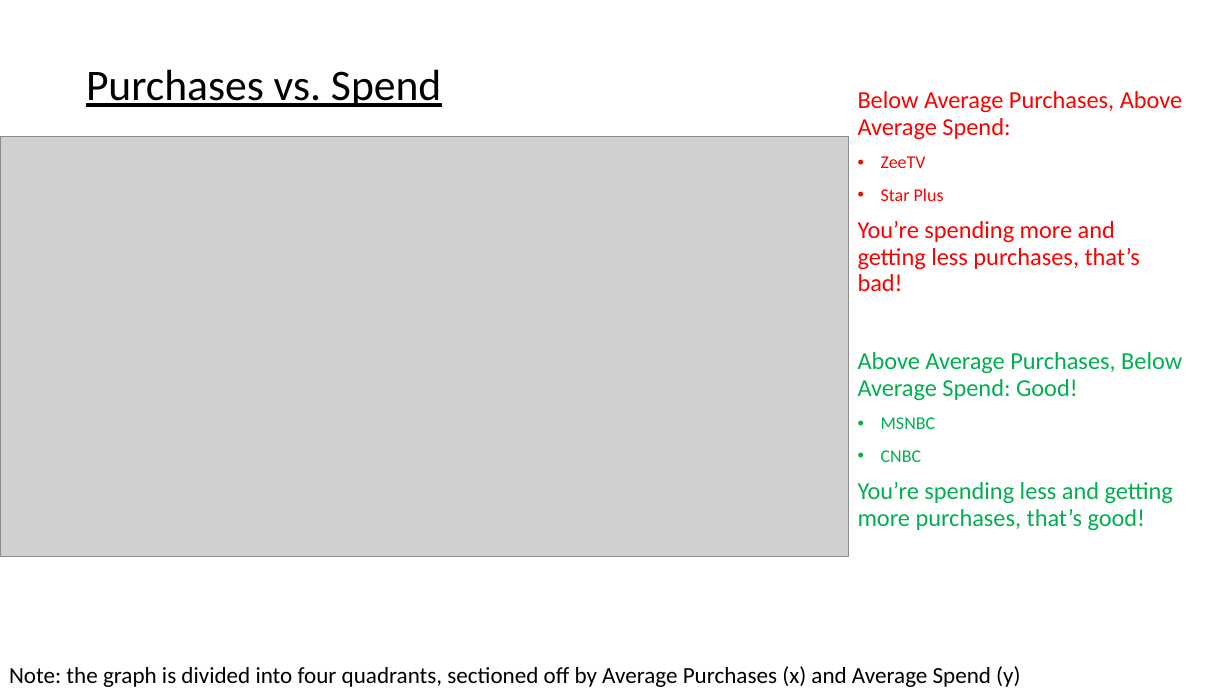
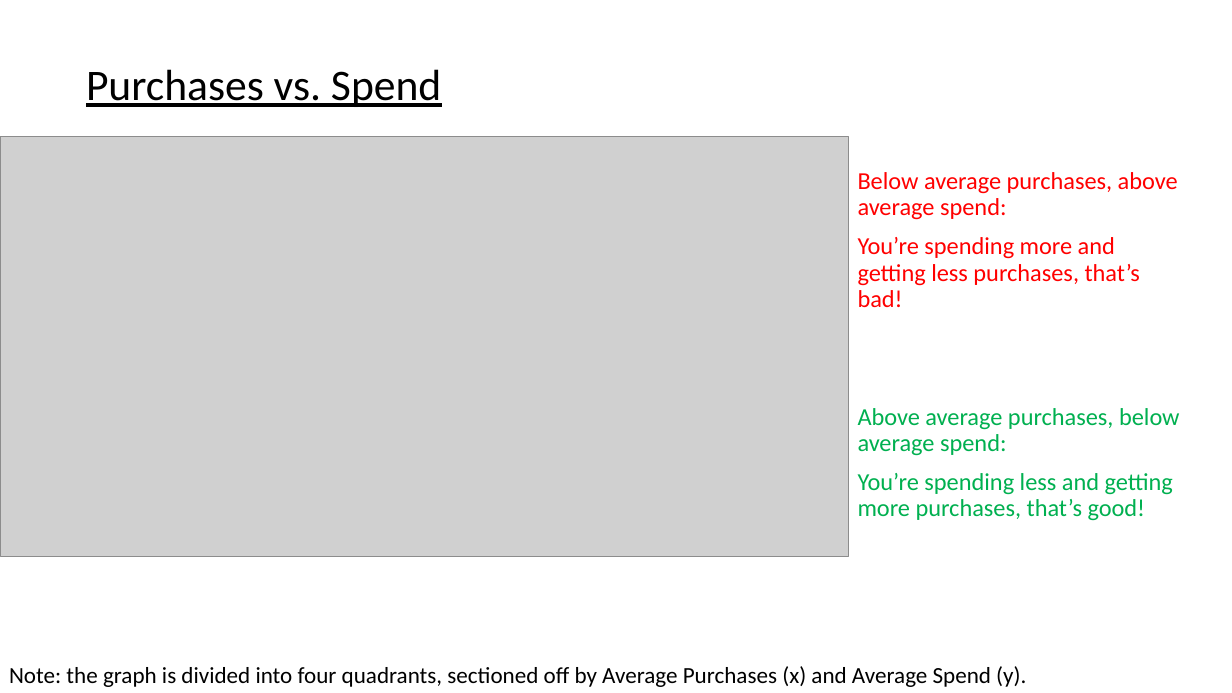
Before and after one commit to papir805/telepulse_ad_campaign_report, a slide deck: slide 10 of companyxyz_presentation copy.pptx. Drawn at 1232x693 pixels with LibreOffice and Linux fonts; fonts in the diff are those of the drawing; grey boxes stand for pictures. Boxes give left, top, right and bottom in pixels: in the first picture for what was removed or moved away, otherwise in the second. Text is boxed around its words. In the diff, an @@ line names an element or a change of style, - is before the commit and + after.

```diff
--- a/companyxyz_presentation copy.pptx
+++ b/companyxyz_presentation copy.pptx
@@ text "Below average purchases, above average ...": place and size @@
-text "Below average purchases, above average ..." at box(858, 91, 1182, 531)
+text "Below average purchases, above average ..." at box(858, 172, 1180, 521)
@@ text at box(858, 172, 1178, 220): text changed @@
-Below Average Purchases, Above Average Spend:
-• ZeeTV
-• Star Plus
+Below average purchases, above average spend:
@@ text at box(858, 408, 1180, 456): text changed @@
-Above Average Purchases, Below Average Spend: Good!
-• MSNBC
-• CNBC
+Above average purchases, below average spend:
@@ text at box(9, 666, 1026, 687): text changed @@
-Note: the graph is divided into four quadrants, sectioned off by Average Purchases (x) and Average Spend (y)
+Note: the graph is divided into four quadrants, sectioned off by Average Purchases (x) and Average Spend (y).
```
Also in this commit, not shown: 15 other slides changed, 4 other files.
